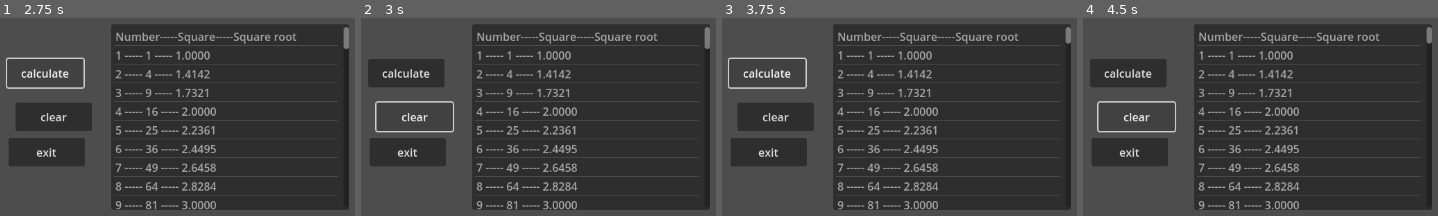
Above: before the commit, frames 1-4 (left to right).
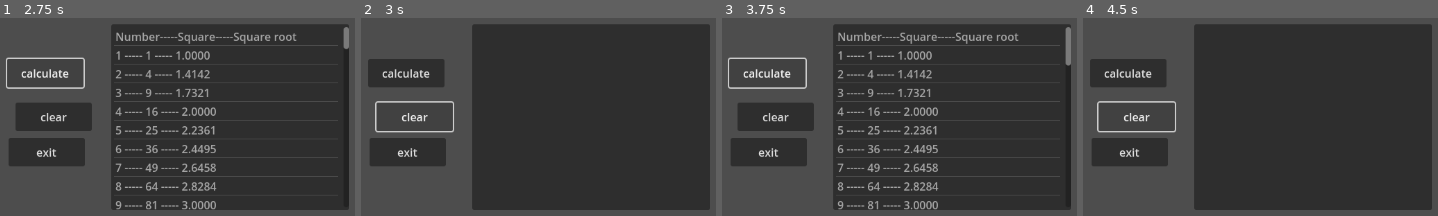
Above: after the commit, the same moments.

Repository: dcChilshock/GameDesign1
Game: Godot game, scene res://prog_122a.tscn
Same seed, same stepped clock (60 frames per second), same inputs: the game is played once before the commit and once after it. This scene is started directly instead of the project's main scene.
Inputs:
- Up to frame 1 (2.75 s): click "clear" at 0.5 s; click "calculate" at 1.25 s; click "calculate" at 2 s
- Up to frame 2 (3 s): click "clear" at 2.75 s
- Up to frame 3 (3.75 s): click "calculate" at 3.5 s
- Up to frame 4 (4.5 s): click "clear" at 4.25 s

Frame 1 is identical in both runs. In frame 2, 5.7% of the frame differs, in the area x 32-99%, y 4-97%; in frame 3, 0.2%; in frame 4, 5.6%.

Commit message:
update

Diff:
--- /dev/null
+++ b/122b.tscn
@@ -0,0 +1,9 @@
+[gd_scene format=3 uid="uid://b1jpewoq2f5ua"]
+
+[node name="122D" type="Control"]
+layout_mode = 3
+anchors_preset = 15
+anchor_right = 1.0
+anchor_bottom = 1.0
+grow_horizontal = 2
+grow_vertical = 2
--- /dev/null
+++ b/122d.tscn
@@ -0,0 +1,38 @@
+[gd_scene format=3 uid="uid://87s6i2gnx652"]
+
+[node name="122D" type="Control"]
+layout_mode = 3
+anchors_preset = 15
+anchor_right = 1.0
+anchor_bottom = 1.0
+grow_horizontal = 2
+grow_vertical = 2
+
+[node name="ItemList" type="ItemList" parent="."]
+layout_mode = 0
+offset_right = 40.0
+offset_bottom = 40.0
+
+[node name="Calculate" type="Button" parent="."]
+layout_mode = 0
+offset_left = 28.0
+offset_top = 60.0
+offset_right = 188.0
+offset_bottom = 108.0
+text = "Calculate"
+
+[node name="Clear" type="Button" parent="."]
+layout_mode = 0
+offset_left = 31.0
+offset_top = 114.0
+offset_right = 191.0
+offset_bottom = 162.0
+text = "Clear"
+
+[node name="Exit" type="Button" parent="."]
+layout_mode = 0
+offset_left = 28.0
+offset_top = 173.0
+offset_right = 188.0
+offset_bottom = 221.0
+text = "Exit"
--- /dev/null
+++ b/122h.tscn
@@ -0,0 +1,9 @@
+[gd_scene format=3 uid="uid://bu6t0ygoe8281"]
+
+[node name="122h" type="Control"]
+layout_mode = 3
+anchors_preset = 15
+anchor_right = 1.0
+anchor_bottom = 1.0
+grow_horizontal = 2
+grow_vertical = 2
--- /dev/null
+++ b/122i.tscn
@@ -0,0 +1,9 @@
+[gd_scene format=3 uid="uid://ct6cfc648kbv0"]
+
+[node name="122i" type="Control"]
+layout_mode = 3
+anchors_preset = 15
+anchor_right = 1.0
+anchor_bottom = 1.0
+grow_horizontal = 2
+grow_vertical = 2
--- a/Prog_122a.gd
+++ b/Prog_122a.gd
@@ -19,8 +19,8 @@
 
 
 func _on_clear_pressed():
-	pass # Replace with function body.
+	$ItemList.clear()
 
 
 func _on_exit_pressed():
-	pass # Replace with function body.
+	get_tree().exit()
--- a/prog_122a.tscn
+++ b/prog_122a.tscn
@@ -43,3 +43,5 @@
 offset_bottom = 280.0
 
 [connection signal="pressed" from="calculate" to="." method="_on_calculate_pressed"]
+[connection signal="pressed" from="exit" to="." method="_on_exit_pressed"]
+[connection signal="pressed" from="clear" to="." method="_on_clear_pressed"]
